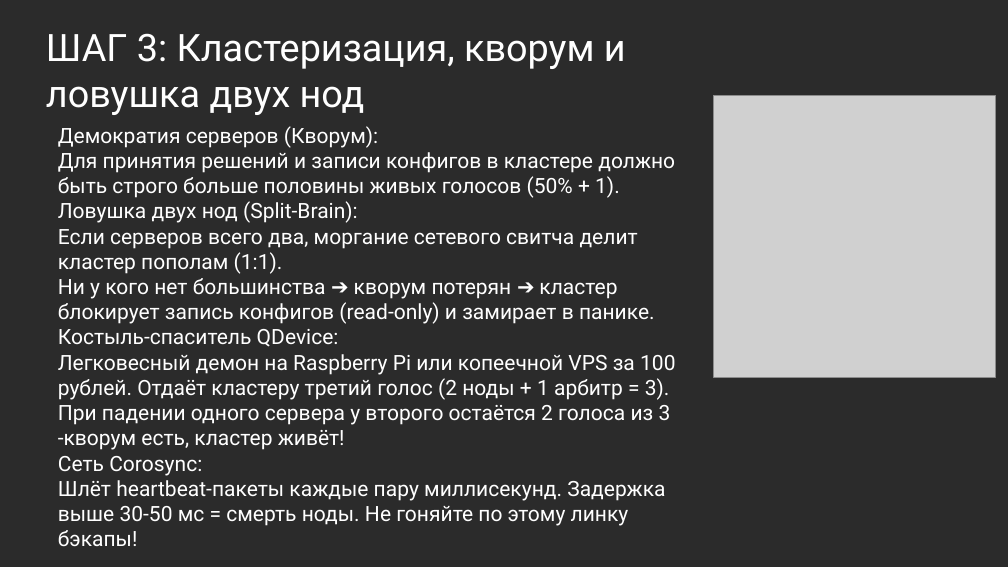
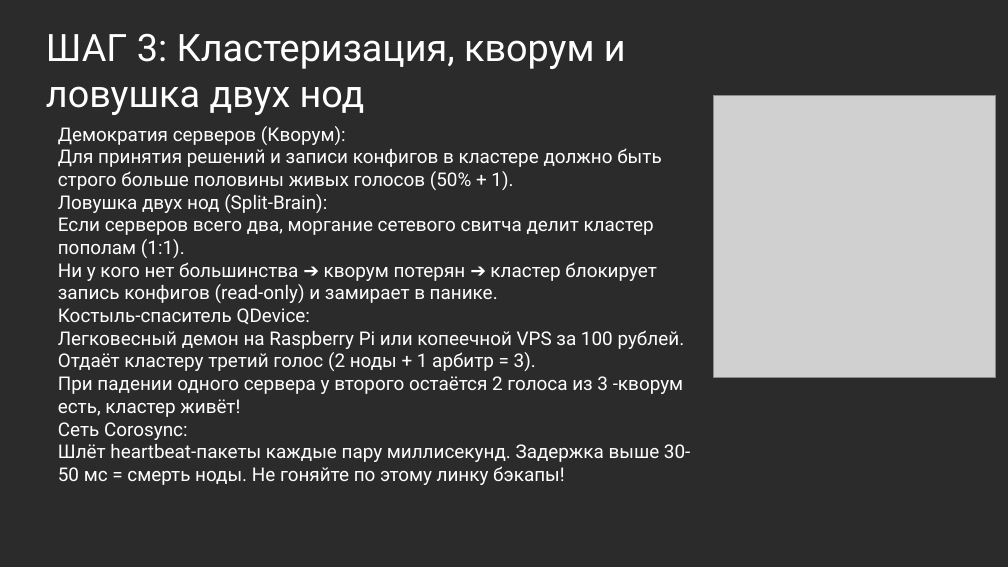
Before and after one commit to madnessman666/proxmox-ve-project, a slide deck: slide 8 of Презентация1.pptx (slide 7 before the commit). Drawn at 1008x567 pixels with LibreOffice and Linux fonts; fonts in the diff are those of the drawing; grey boxes stand for pictures; background and template pictures are left out; a plain dark background stands for a picture behind light text. Boxes give left, top, right and bottom in pixels: in the first picture for what was removed or moved away, otherwise in the second. Text is boxed around its words. In the diff, an @@ line names an element or a change of style, - is before the commit and + after.

```diff
--- a/Презентация1.pptx
+++ b/Презентация1.pptx
@@ text "Демократия серверов (Кворум): Для принятия ..." at box(58, 126, 690, 485): size 20 to 18 pt @@
```
Also in this commit, not shown: 1 other slide changed, 1 slide added, 1 other file.
